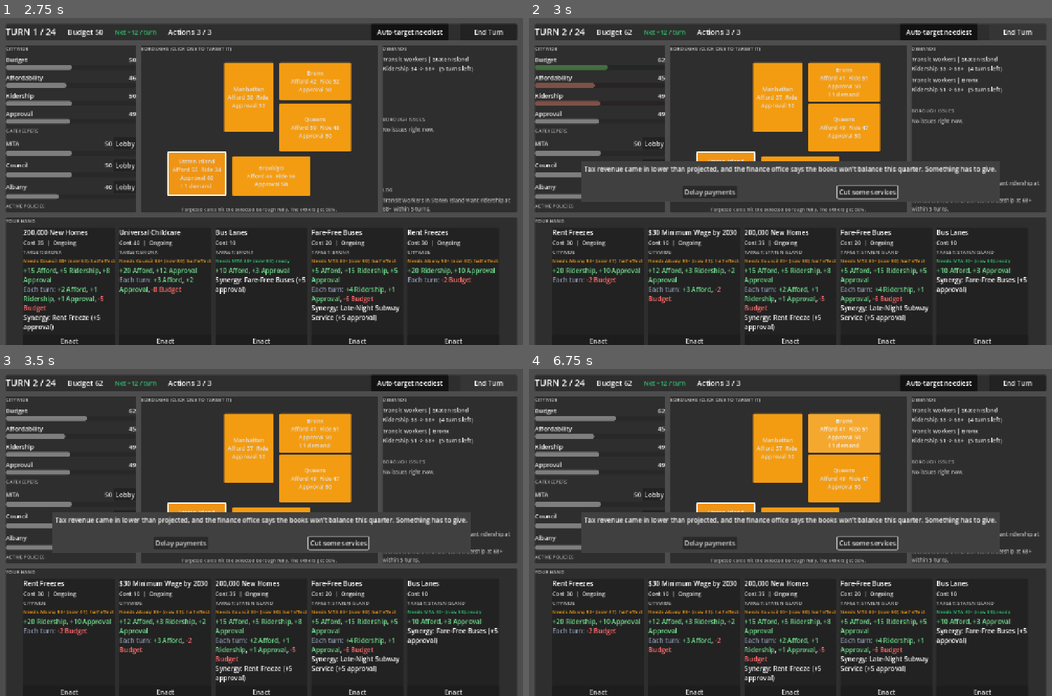
Above: before the commit, frames 1-4 (two rows, left to right).
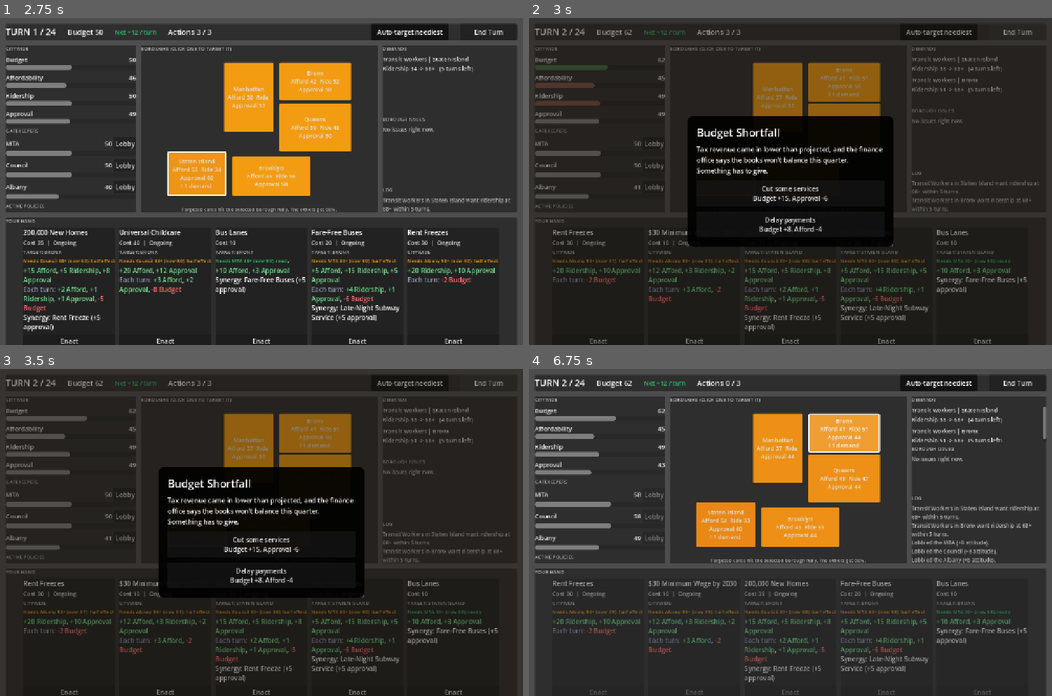
Above: after the commit, the same moments.

Repository: LowPolyPhosphorus/mamdani-simulator
Game: Godot game, scene res://title.tscn
Two runs of this game, one before a commit and one after it. Both use one fixed random seed, a clock stepped at 60 frames per second and the inputs below.
Inputs (mouse positions are in pixels of both pictures, inside the frame that each line leads up to):
- Up to frame 1 (2.75 s): click "Start Term: Easy" at 0.5 s; click "Let's go" at 1.25 s; click "Auto-target neediest" at 2 s
- Up to frame 2 (3 s): click "End Turn" at 2.75 s
- Up to frame 3 (3.5 s): no input
- Up to frame 4 (6.75 s): click (790, 545) at 3.5 s, where only the run after the commit has a clickable "Cut some services Budget +15,…"; click "Lobby" at 4.25 s; click "Lobby" at 5 s; click "Lobby" at 5.75 s; click (842, 434) at 6.5 s, where only the run after the commit has a clickable "Bronx Afford 41 Ride 51 Appro…"

Frame 1 is identical in both runs. In frame 2, 37% of the frame differs, in the area x 0-100%, y 0-100%; in frame 3, 37%; in frame 4, 9.1%.

Commit message:
Add themed event popup with choice previews

Diff:
--- a/main.gd
+++ b/main.gd
@@ -32,6 +32,7 @@
 var result_dialog: AcceptDialog
 var tip_panel: PanelContainer
 var tip_label: Label
+var event_overlay: Control
 
 var city_bars := {}
 var city_labels := {}
@@ -629,11 +630,7 @@
 	if events.is_empty() or GameState.is_game_over() or randf() > EVENT_CHANCE:
 		return
 	current_event = events.pick_random()
-	event_dialog.title = current_event.title if current_event.borough == "Any" else "%s: %s" % [current_event.borough, current_event.title]
-	event_dialog.dialog_text = current_event.description
-	event_dialog.ok_button_text = current_event.choice_a.choice_text
-	event_dialog.cancel_button_text = current_event.choice_b.choice_text
-	event_dialog.popup_centered()
+	_show_event_popup()
 
 
 func _on_event_choice(chose_a: bool) -> void:
@@ -673,9 +670,8 @@
 			lines.append("Brings in %d budget every turn." % -card.upkeep)
 	else:
 		lines.append("One-time: the effect happens once, right away.")
-	var gate = card.get("gatekeeper")
-	if gate != null and str(gate) != "":
-		lines.append("Needs approval form %s." % str(gate))
+	if card.gatekeeper != "None":
+		lines.append("Needs approval from %s. If their mood is too low, the card is blocked or only half as effective." % card.gatekeeper)
 	return "\n".join(lines)
 
 func _set_tooltip_deep(node: Node, text: String) -> void:
@@ -686,6 +682,9 @@
 
 func _process(_delta: float) -> void:
 	if tip_panel == null:
+		return
+	if event_overlay != null:
+		tip_panel.visible = false
 		return
 	var mouse := get_global_mouse_position()
 	var text := ""
@@ -704,3 +703,78 @@
 	pos.x = minf(pos.x, limit.x)
 	pos.y = minf(pos.y, limit.y)
 	tip_panel.global_position = pos
+
+func _choice_preview(c: EventChoice) -> String:
+	var names := {
+		"budget_change": "Budget",
+		"affordability_change": "Afford",
+		"ridership_change": "Ride",
+		"approval_change": "Approval",
+	}
+	var parts: Array[String] = []
+	for key in names:
+		var v = c.get(key)
+		if v != null and int(v) != 0:
+			parts.append("%s %+d" % [names[key], int(v)])
+	return ", ".join(parts)
+
+func _show_event_popup() -> void:
+	if event_overlay != null:
+		return
+	event_overlay = Control.new()
+	event_overlay.set_anchors_preset(Control.PRESET_FULL_RECT)
+	add_child(event_overlay)
+
+	var dim := ColorRect.new()
+	dim.color = Color(0.1, 0.08, 0.05, 0.45)
+	dim.set_anchors_preset(Control.PRESET_FULL_RECT)
+	event_overlay.add_child(dim)
+
+	var center := CenterContainer.new()
+	center.set_anchors_preset(Control.PRESET_FULL_RECT)
+	event_overlay.add_child(center)
+
+	var panel := PanelContainer.new()
+	var box := StyleBoxFlat.new()
+	box.bg_color = Color(0, 0, 0, 0.92)
+	box.set_corner_radius_all(14)
+	panel.add_theme_stylebox_override("panel", box)
+	center.add_child(panel)
+
+	var margin := MarginContainer.new()
+	for side in ["left", "right", "top", "bottom"]:
+		margin.add_theme_constant_override("margin_" + side, 22)
+	panel.add_child(margin)
+
+	var v := VBoxContainer.new()
+	v.add_theme_constant_override("separation", 12)
+	margin.add_child(v)
+
+	var heading := Label.new()
+	heading.text = current_event.title if current_event.borough == "Any" else "%s: %s" % [current_event.borough, current_event.title]
+	heading.theme_type_variation = "HeaderLabel"
+	heading.add_theme_font_size_override("font_size", 26)
+	heading.autowrap_mode = TextServer.AUTOWRAP_WORD_SMART
+	heading.custom_minimum_size = Vector2(460, 0)
+	v.add_child(heading)
+
+	var body := Label.new()
+	body.text = current_event.description
+	body.autowrap_mode = TextServer.AUTOWRAP_WORD_SMART
+	body.custom_minimum_size = Vector2(460, 0)
+	v.add_child(body)
+
+	var choices := [current_event.choice_a, current_event.choice_b]
+	for i in choices.size():
+		var c: EventChoice = choices[i]
+		var b := Button.new()
+		b.text = c.choice_text + "\n" + _choice_preview(c)
+		b.custom_minimum_size = Vector2(460, 64)
+		b.pressed.connect(_pick_event.bind(i == 0))
+		v.add_child(b)
+
+func _pick_event(chose_a: bool) -> void:
+	if event_overlay != null:
+		event_overlay.queue_free()
+		event_overlay = null
+	_on_event_choice(chose_a)
